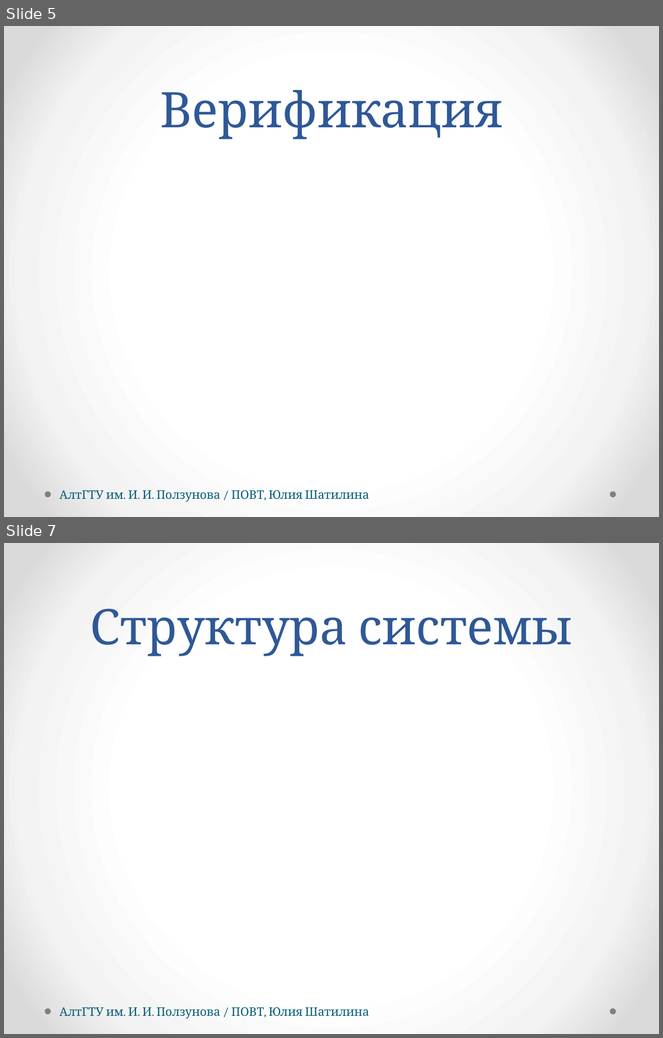
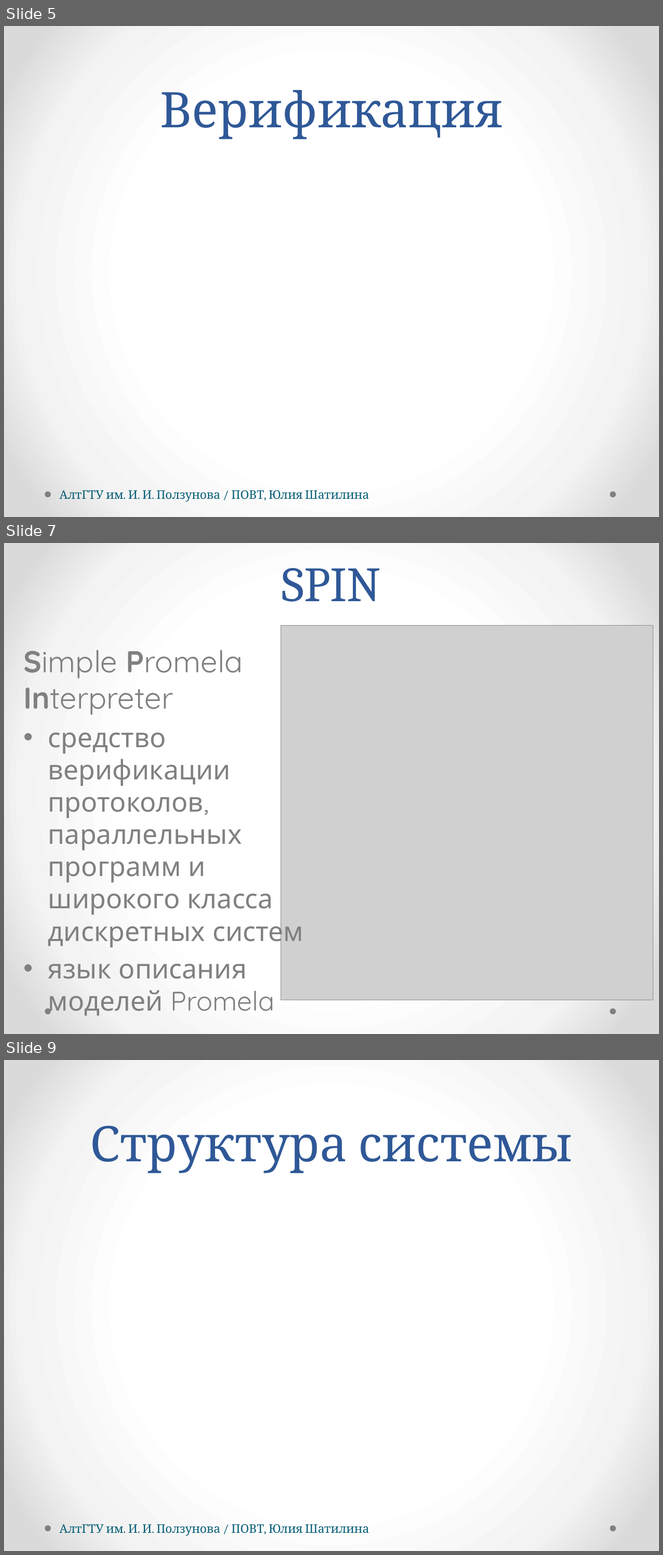
Before and after one commit to hisohito/proto-doc, a slide deck: shatilina.pptx. Shown one above the other, each under a label of ours: slides 5 and 7 before the commit, slides 5, 7 and 9 after it; the slides between them are not shown. The pictures are 663x1038 and 663x1555 pixels, drawn with LibreOffice and Linux fonts; fonts in the diff are those of the drawing; grey boxes stand for pictures. Boxes give left, top, right and bottom in pixels: in the first picture for what was removed or moved away, otherwise in the second. Text is boxed around its words. In the diff, an @@ line names an element or a change of style, - is before the commit and + after.

Commit message:
Add slides about spin to presentation

```diff
--- a/shatilina.pptx
+++ b/shatilina.pptx
@@ slide 7 added at (4,543,659,1034), background gradient #FFFFFF to #F4F4F4 to #DADADA; not listed: 2 template elements that a slide beside it also shows @@
@@ text added at (282,568,381,602), 54 pt, text #2F5897 @@
+SPIN
@@ picture added at (281,626,653,1000) @@
@@ text added at (23,650,304,1012), 29.6 pt, text #808080 @@
+Simple Promela Interpreter
+• средство верификации протоколов, параллельных программ и широкого класса дискретных систем
+• язык описания моделей Promela
@@ what was slide 7 is now slide 9 @@
```
Also in this commit, not shown: 1 slide changed, 1 other slide added, 5 other files.
